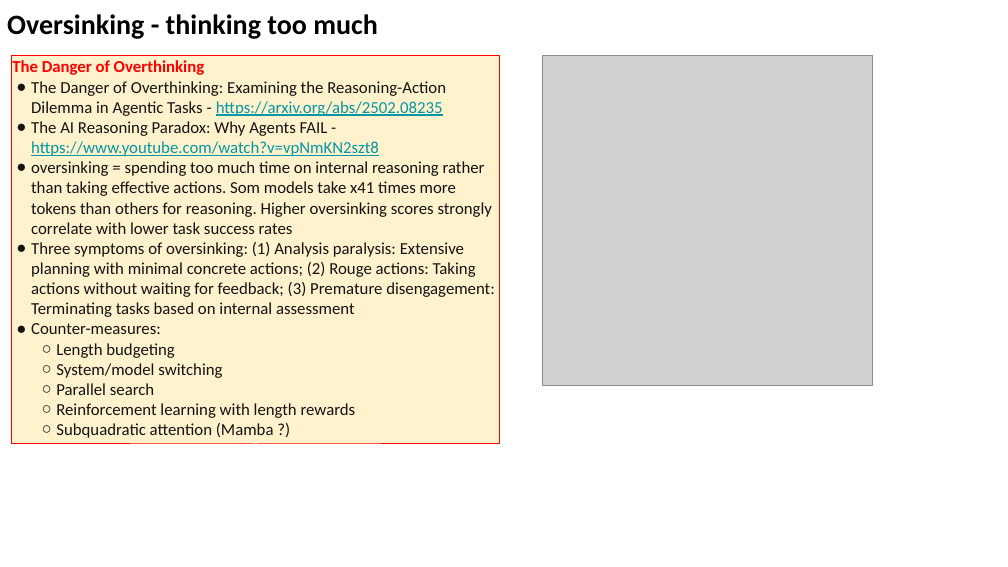
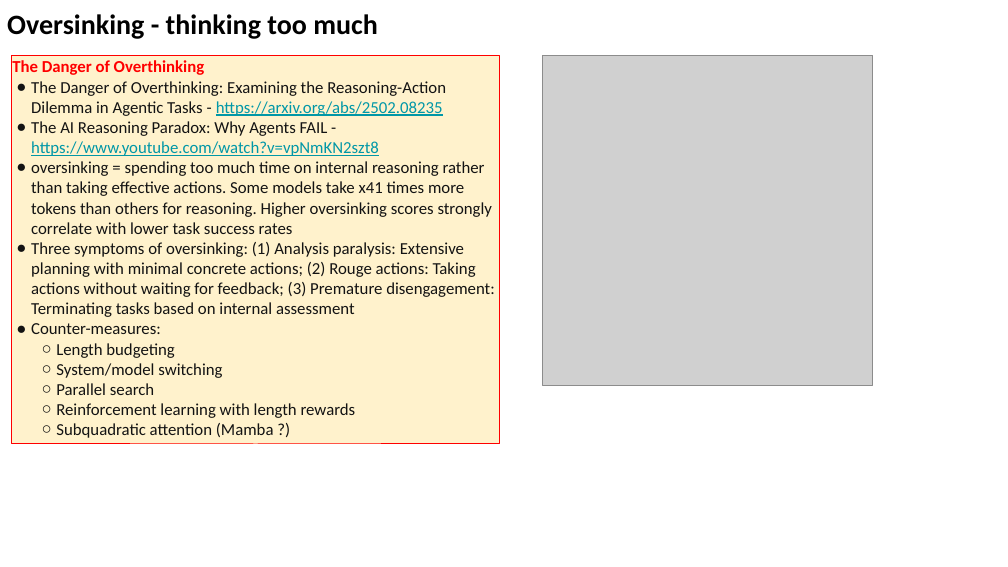
Before and after one commit to lselector/seminar, a slide deck: slide 4 of 2025/2025-04-04-AI-Updates.pptx. Drawn at 1008x567 pixels with LibreOffice and Linux fonts; fonts in the diff are those of the drawing; grey boxes stand for pictures. Boxes give left, top, right and bottom in pixels: in the first picture for what was removed or moved away, otherwise in the second. Text is boxed around its words. In the diff, an @@ line names an element or a change of style, - is before the commit and + after.

```diff
--- a/2025/2025-04-04-AI-Updates.pptx
+++ b/2025/2025-04-04-AI-Updates.pptx
@@ text in rectangle at <box>31,161,493,234</box>: text changed @@
-● oversinking = spending too much time on internal reasoning rather than taking effective actions. Som models take x41 times more tokens than others for reasoning. Higher oversinking scores strongly correlate with lower task success rates
+● oversinking = spending too much time on internal reasoning rather than taking effective actions. Some models take x41 times more tokens than others for reasoning. Higher oversinking scores strongly correlate with lower task success rates
```
Also in this commit, not shown: 4 other slides changed, 4 slides added.
